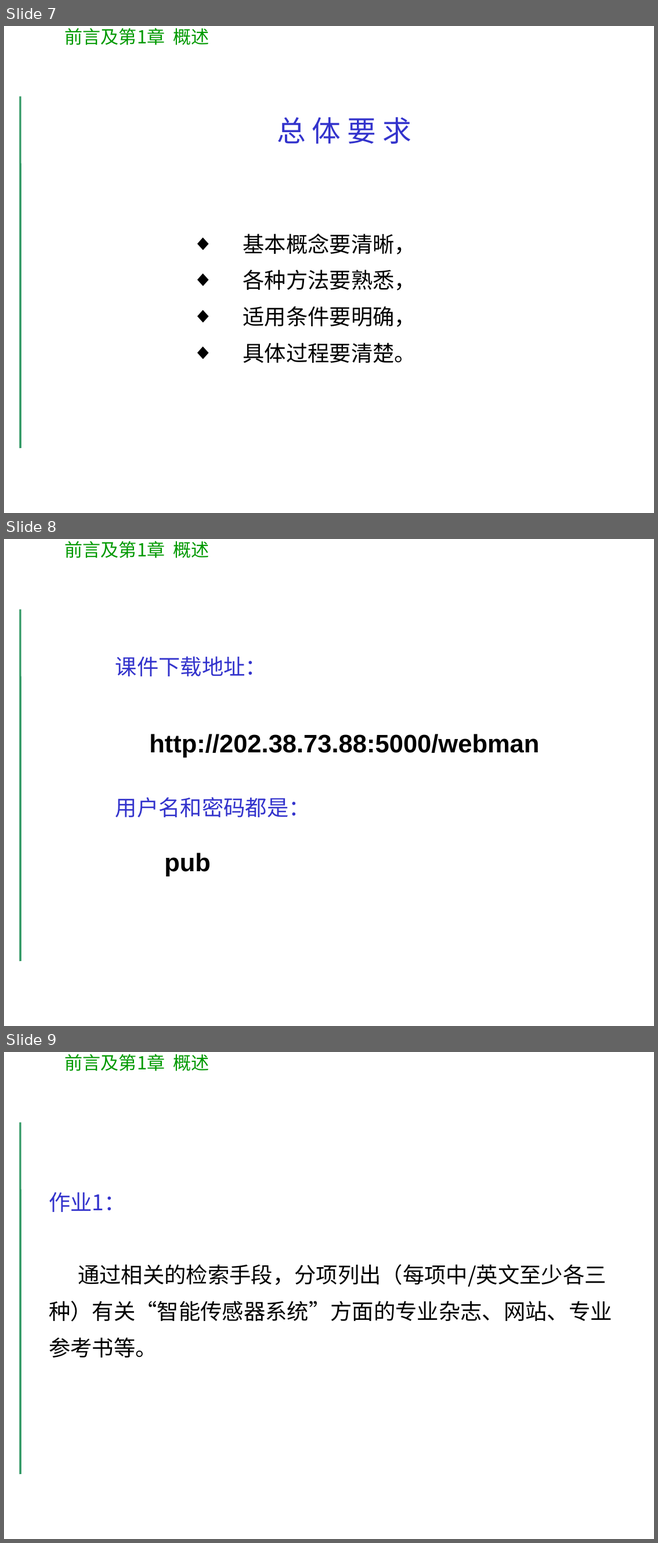
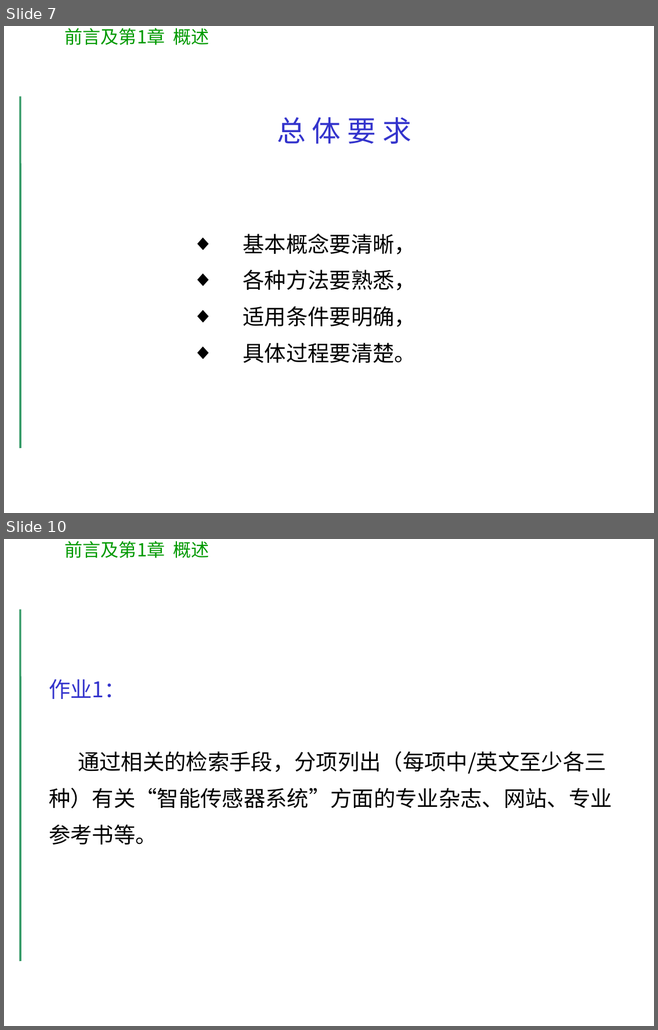
Before and after one commit to hellozhaihy/SmartSensor, a slide deck: PPTs/chapter01.ppt. Shown one above the other, each under a label of ours: slides 7, 8 and 9 before the commit, slides 7 and 10 after it; the slides between them are not shown. The pictures are 658x1543 and 658x1030 pixels, drawn with LibreOffice and Linux fonts; fonts in the diff are those of the drawing; background and template pictures are left out. Boxes give left, top, right and bottom in pixels: in the first picture for what was removed or moved away, otherwise in the second. Text is boxed around its words. In the diff, an @@ line names an element or a change of style, - is before the commit and + after.

```diff
--- a/PPTs/chapter01.ppt
+++ b/PPTs/chapter01.ppt
@@ slide 8 removed at [4,539,654,1026], background #FFFFFF; not listed: 2 template elements that a slide beside it also shows @@
@@ text removed at [115,656,539,877] @@
-课件下载地址：
-http://202.38.73.88:5000/webman
-用户名和密码都是：
-pub
@@ what was slide 9 is now slide 10 @@
```
Also in this commit, not shown: 3 slides changed, 3 slides added, 8 other files.
